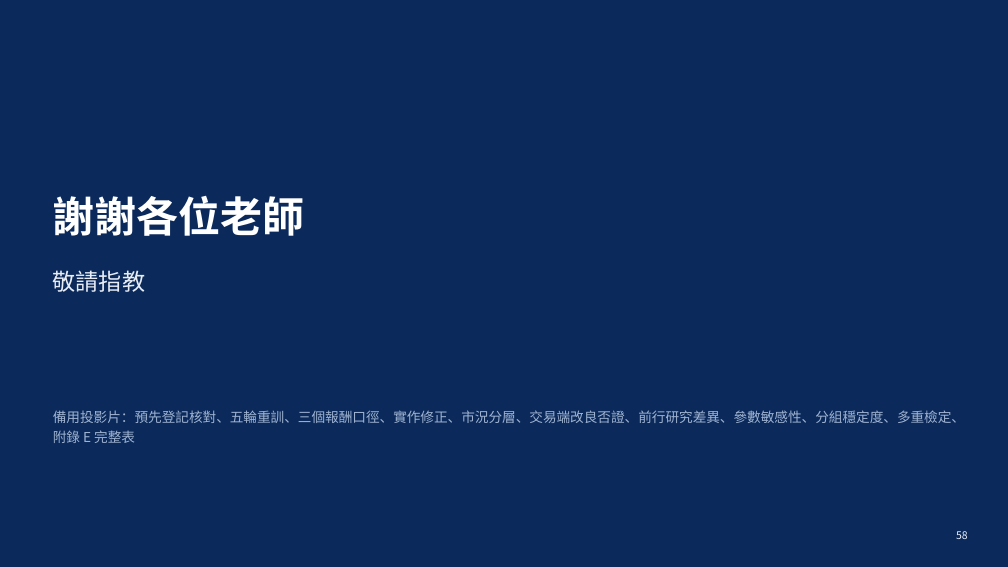
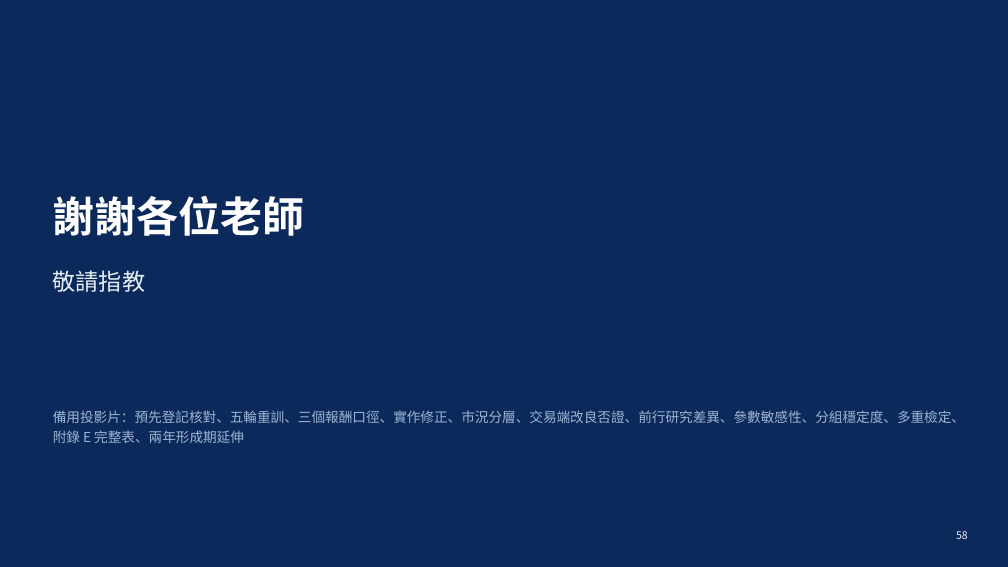
Before and after one commit to LerajieAsta/pairtrade_trainingproject, a slide deck: slide 58 of thesis/1150922_60min.pptx. Drawn at 1008x567 pixels with LibreOffice and Linux fonts; fonts in the diff are those of the drawing. Boxes give left, top, right and bottom in pixels: in the first picture for what was removed or moved away, otherwise in the second. Text is boxed around its words. In the diff, an @@ line names an element or a change of style, - is before the commit and + after.

```diff
--- a/thesis/1150922_60min.pptx
+++ b/thesis/1150922_60min.pptx
@@ text at (53,410,965,443): text changed @@
-備用投影片：預先登記核對、五輪重訓、三個報酬口徑、實作修正、市況分層、交易端改良否證、前行研究差異、參數敏感性、分組穩定度、多重檢定、附錄 E 完整表
+備用投影片：預先登記核對、五輪重訓、三個報酬口徑、實作修正、市況分層、交易端改良否證、前行研究差異、參數敏感性、分組穩定度、多重檢定、附錄 E 完整表、兩年形成期延伸
```
Also in this commit, not shown: 1 other slide changed, 1 slide added, 2 other files.
